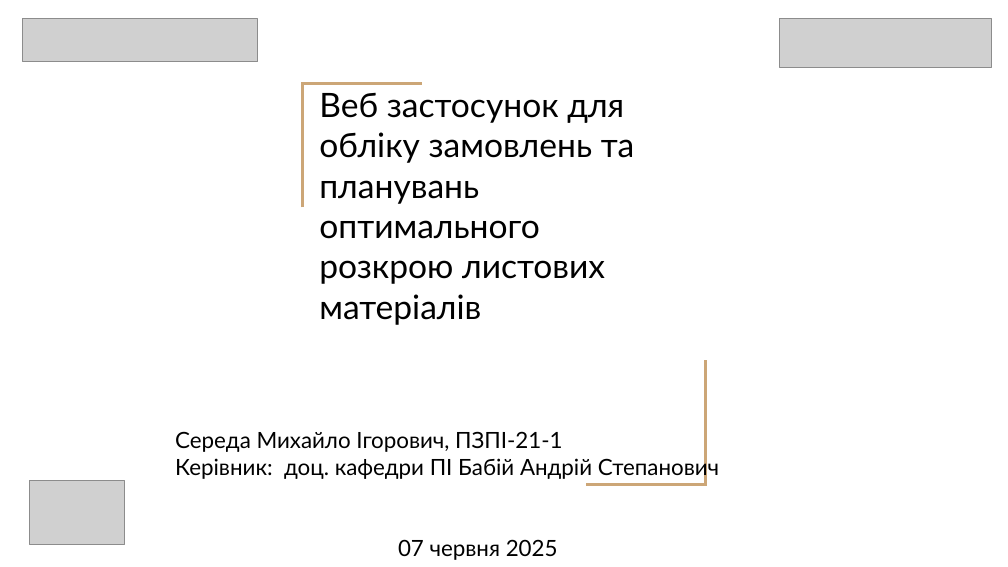
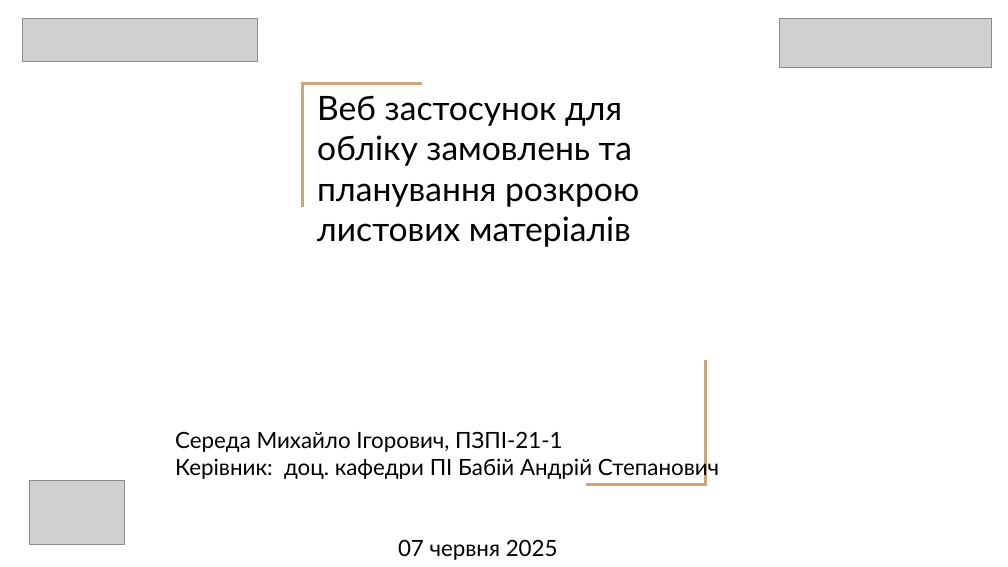
Before and after one commit to Wednumi/2025_B_Sereda_M_I, a slide deck: slide 1 of 2025_Б_ПІ_ПЗПІ-21-1_Середа_М_І/2025_Б_ПІ_ПЗПІ-21- 1_Середа_М_І.pptx. Drawn at 1008x567 pixels with LibreOffice and Linux fonts; fonts in the diff are those of the drawing; grey boxes stand for pictures. Boxes give left, top, right and bottom in pixels: in the first picture for what was removed or moved away, otherwise in the second. Text is boxed around its words. In the diff, an @@ line names an element or a change of style, - is before the commit and + after.

Commit message:
оновлена тема в презентації

```diff
--- a/2025_Б_ПІ_ПЗПІ-21-1_Середа_М_І/2025_Б_ПІ_ПЗПІ-21- 1_Середа_М_І.pptx
+++ b/2025_Б_ПІ_ПЗПІ-21-1_Середа_М_І/2025_Б_ПІ_ПЗПІ-21- 1_Середа_М_І.pptx
@@ title at bbox=[317, 95, 639, 247]: text changed @@
-Веб застосунок для обліку замовлень та планувань оптимального розкрою листових матеріалів
+Веб застосунок для обліку замовлень та планування розкрою листових матеріалів
```
